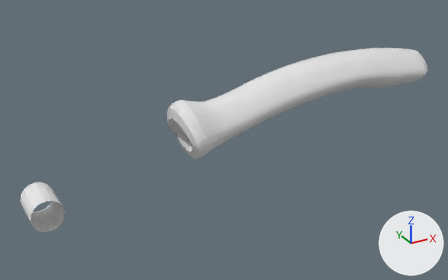
Two versions of the Blender file Designs for Maze Game/Cutter/Wire_Cutter_Grip1.blend, one commit apart.
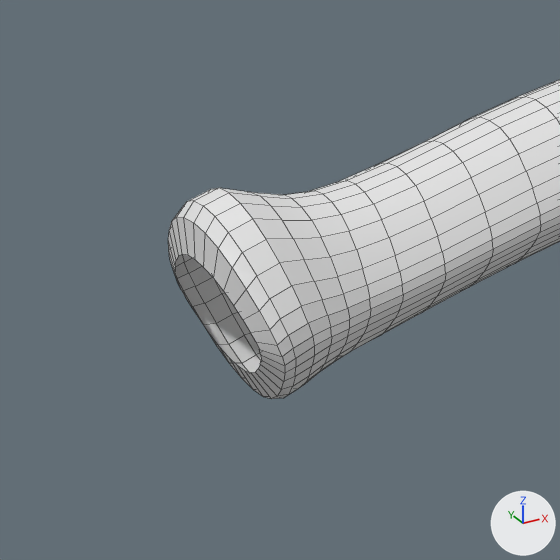
There are two pictures of each version: one whole from a camera (50 mm lens) standing at (-1.783, -3.337, 1.839) and looking at (0.071, 0.035, 0.154), one close up on the part from 27% to 62% of the width and 17% to 73% of the height. Every picture has the same lights, and +X, +Y and +Z are marked at lower right. The close-ups show mesh edges as thin lines.
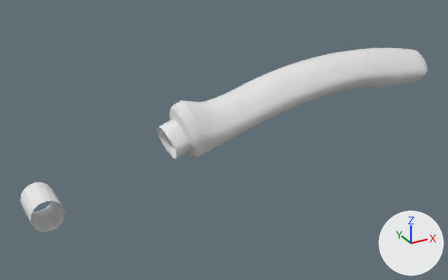
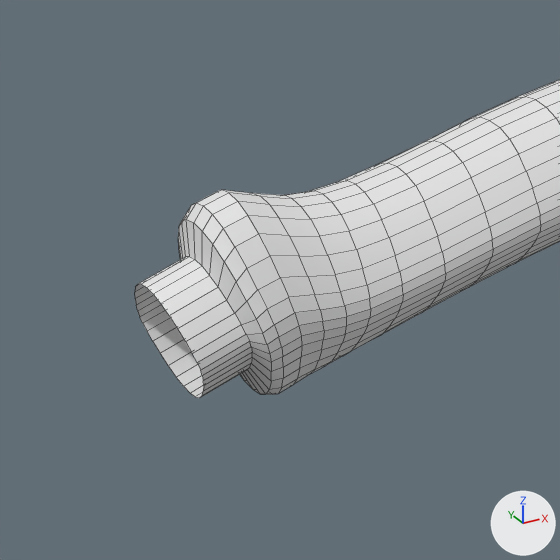
The change, as a list of edits to the scene's bpy script:
```text
Change me_circle_001:
    used by ob_circle; location = (1.01, 0.0, 0.505); rotation_euler = (0.0, 1.571, 0.0), in degrees (0, 90, 0)
    remove me_circle_001.from_pydata(...)  # 977 vertices, 960 faces; spans x -0.13..0.41, y -0.23..0.23, z -1.32..0.74
    add me_circle_001.from_pydata(...)  # 1009 vertices, 992 faces; spans x -0.13..0.41, y -0.2..0.2, z -1.32..0.74
    me_circle_001 part 1
    32 faces are deleted
    19 vertices in x 0.12..0.3, y 0.19..0.22, z -1.28..-1.18 move by (0.0, -0.05, 0.0)
    19 vertices in x 0.12..0.3, y -0.22..-0.19, z -1.28..-1.18 move by (0.0, 0.05, 0.0)
    18 vertices in x 0.01..0.4, y 0.04..0.18, z -1.31..-1.1 move by (0.0, -0.01, 0.0)
    18 vertices in x 0.01..0.4, y -0.18..-0.04, z -1.31..-1.1 move by (0.0, 0.01, 0.0)
    11 vertices in x 0.07..0.36, y 0.13..0.2, z -1.3..-1.14 move by (0.0, -0.03, 0.0)
    11 vertices in x 0.07..0.36, y -0.2..-0.13, z -1.3..-1.14 move by (0.0, 0.03, 0.0)
    72 vertices move from x 0.03..0.39, y -0.23..0.23, z -1.31..-1.09 to x 0.03..0.39, y -0.17..0.17, z -1.31..-1.09
    32 vertices are added at x 0.12..0.34, y -0.13..0.13, z -1.31..-1.23
    64 new faces join them
Add me_circle_002:
    me_circle_002.from_pydata(...)  # 64 vertices, 32 faces; spans x 0.122..0.378, y -0.133..0.133, z -1.409..-1.238
Add ob_cutters:
    ob_cutters = bpy.data.objects.new('Cutters', me_circle_002)
    ob_cutters.location = (1.01, 0.0, 0.505)
    ob_cutters.rotation_euler = (0.0, 1.571, 0.0)  # degrees (0, 90, 0)
```

Changed parts and their boxes [x1, y1, x2, y2] in the close-ups (560 x 560 px):
'Circle', reshaped
    before: [168, 80, 560, 399]
    after: [178, 80, 560, 394]
'Cutters', added
    after: [135, 257, 252, 398]
part 1 of me_circle_001, built on
    before: [168, 188, 371, 399]
    after: [178, 190, 371, 394]
